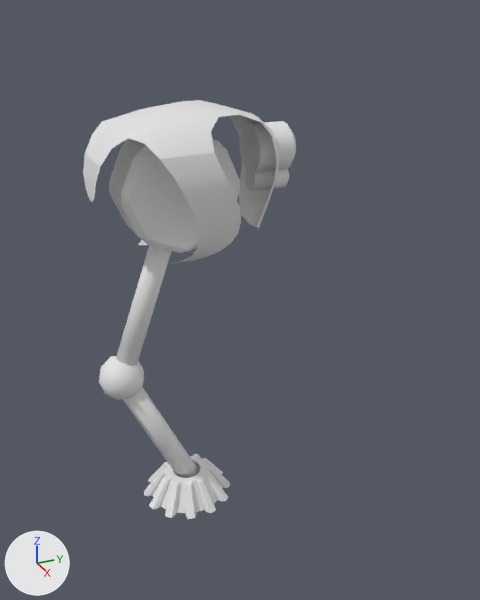
What one commit did to the Blender file Assets/Art/stationary_bot_S.blend.
Both versions are drawn from a 50 mm lens placed at (0.983, -0.33, 0.875), pointed at (0.013, 0.107, 0.39). The axes (+X, +Y, +Z) are drawn at lower left. The lights are the same throughout. The picture after the commit comes second.

The scene before the commit, as lines of its bpy script (objects in view):
```python
ob_cube = bpy.data.objects.new('Cube', me_cube_004)
ob_cube.location = (0.0, 0.0, 0.6)
ob_cube_002 = bpy.data.objects.new('Cube.002', me_cube_003)
ob_cube_002.location = (0.0, 0.0, 0.7)
ob_cylinder = bpy.data.objects.new('Cylinder', me_cylinder)
ob_cylinder.location = (0.0, 0.17, 0.65)
ob_cylinder.rotation_euler = (1.571, 0.0, 0.0)  # degrees (90, 0, 0)
ob_cylinder_001 = bpy.data.objects.new('Cylinder.001', me_cylinder_001)
ob_cylinder_001.location = (0.0, 0.17, 0.6)
ob_cylinder_001.rotation_euler = (1.571, 0.0, 0.0)  # degrees (90, 0, 0)
ob_cylinder_002 = bpy.data.objects.new('Cylinder.002', me_cylinder_002)
ob_cylinder_002.location = (0.0, 0.02, 0.0)
ob_cylinder_002.rotation_euler = (0.436, 0.0, 0.0)  # degrees (25, 0, 0)
ob_cylinder_003 = bpy.data.objects.new('Cylinder.003', me_cylinder_003)
ob_cylinder_003.location = (0.0, -0.11, 0.28)
ob_cylinder_003.rotation_euler = (-0.349, 0.0, 0.0)  # degrees (-20, 0, 0)
ob_gear_001 = bpy.data.objects.new('Gear.001', me_gear_001)
ob_gear_001.location = (0.0, 0.0, 0.0)
ob_icosphere = bpy.data.objects.new('Icosphere', me_icosphere)
ob_icosphere.location = (0.0, -0.11, 0.28)
# me_cube_004
# before: 2 (-0.046, 0.1, 0.0), 3 (-0.046, 0.07, 0.07), 6 (0.046, 0.1, 0.0), 7 (0.046, 0.07, 0.07), 8 (-0.046, 0.07, -0.07)
# before: 10 (0.046, 0.07, -0.07)
# before: 12 (-0.046, -0.1, 0.0), 13 (-0.046, -0.07, 0.07), 14 (0.046, -0.07, 0.07), 15 (0.046, -0.1, 0.0), 16 (-0.046, -0.07, -0.07)
# before: 17 (0.046, -0.07, -0.07)
```
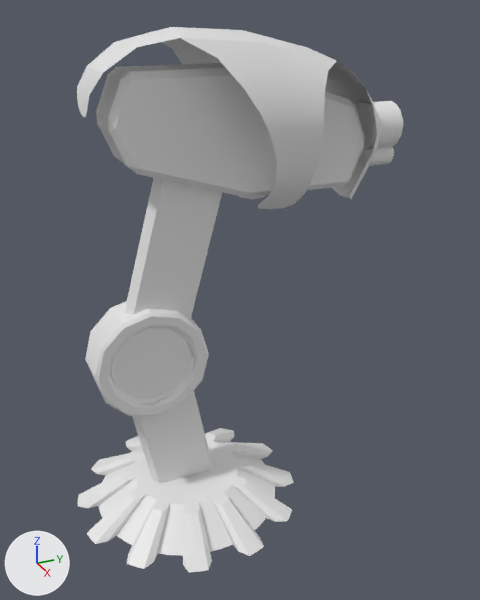
Commit message: stationary unit model

The change, as a diff of the scene's bpy script:
```diff
--- a/Assets/Art/stationary_bot_S.blend.py
+++ b/Assets/Art/stationary_bot_S.blend.py
@@ me_cube_003 @@
-me_cube_003.from_pydata(...)  # 28 vertices, 13 faces; spans x 0.0..0.131, y -0.134..0.2, z -0.208..0.03
+me_cube_003.from_pydata(...)  # 28 vertices, 13 faces; spans x 0.0..0.131, y -0.244..0.296, z -0.236..0.075
+# me_cube_003 part 1: 28 of 28 vertices moved; they spanned x 0.0..0.131, y -0.134..0.2, z -0.208..0.03 and now span x 0.0..0.131, y -0.244..0.296, z -0.236..0.075; mean shift (-0.002, 0.028, -0.006)
@@ me_gear_001 @@
-me_gear_001.from_pydata(...)  # 336 vertices, 288 faces; spans x -0.082..0.082, y -0.082..0.082, z 0.0..0.048
+me_gear_001.from_pydata(...)  # 336 vertices, 288 faces; spans x -0.206..0.206, y -0.206..0.206, z 0.0..0.048
+# me_gear_001 part 2: 288 of the vertices in x -0.082..0.082, y -0.082..0.082, z 0.0..0.048 are scaled about their middle by (2.5, 2.5, 1)
@@ me_cube_004 @@
-me_cube_004.from_pydata(...)  # 18 vertices, 16 faces; spans x -0.046..0.046, y -0.1..0.1, z -0.1..0.1
+me_cube_004.from_pydata(...)  # 18 vertices, 16 faces; spans x -0.046..0.046, y -0.22..0.22, z -0.1..0.1
+# me_cube_004 part 3
+for i in [2, 3, 6, 7, 8, 10]: me_cube_004.vertices[i].co += Vector((0.0, 0.12, -0.03))
+# me_cube_004 part 4
+for i in [*range(12, 18)]: me_cube_004.vertices[i].co += Vector((0.0, -0.12, 0.03))
@@ me_cylinder_002 @@
 # used by ob_cylinder_002; location = (0.0, 0.02, 0.0); rotation_euler = (0.436, 0.0, 0.0), in degrees (25, 0, 0)
-me_cylinder_002.from_pydata(...)  # 16 vertices, 10 faces; spans x -0.02..0.02, y -0.02..0.02, z 0.0..0.3
+me_cylinder_002.from_pydata(...)  # 72 vertices, 62 faces; spans x -0.1..0.1, y -0.1..0.1, z -0.04..0.04
+# me_cylinder_002 part 7: the whole mesh is rebuilt
@@ me_cylinder_003 @@
 # used by ob_cylinder_003; location = (0.0, -0.11, 0.28); rotation_euler = (-0.349, 0.0, 0.0), in degrees (-20, 0, 0)
-me_cylinder_003.from_pydata(...)  # 16 vertices, 10 faces; spans x -0.02..0.02, y -0.02..0.02, z 0.0..0.3
+me_cylinder_003.from_pydata(...)  # 12 vertices, 8 faces; spans x -0.02..0.02, y -0.06..0.06, z 0.0..0.3
+# me_cylinder_003 part 5: the whole mesh is rebuilt
+# me_cylinder_003 part 6: the surface is now shaded flat
@@ me_cylinder_006 @@
+me_cylinder_006.from_pydata([(0.0, 0.06, 0.0), (0.0, 0.06, 0.3), (0.02, 0.051, 0.0), (0.02, 0.051, 0.3), (0.02, -0.051, 0.0), (0.02, -0.051, 0.3), (0.0, -0.06, 0.0), (0.0, -0.06, 0.3), (-0.02, -0.051, 0.0), (-0.02, -0.051, 0.3), (-0.02, 0.051, 0.0), (-0.02, 0.051, 0.3)], [], [(0, 1, 3, 2), (9, 11, 10, 8), (4, 5, 7, 6), (6, 7, 9, 8), (3, 1, 11, 9, 7, 5), (10, 11, 1, 0), (0, 2, 4, 6, 8, 10), (3, 5, 4, 2)])
@@ ob_cube_002 @@
 ob_cube_002 = bpy.data.objects.new('Cube.002', me_cube_003)
-ob_cube_002.location = (0.0, 0.0, 0.7)
+ob_cube_002.location = (0.0, 0.11, 0.78)
 _m = ob_cube_002.modifiers.new('Mirror', 'MIRROR')
@@ ob_cylinder @@
 ob_cylinder = bpy.data.objects.new('Cylinder', me_cylinder)
-ob_cylinder.location = (0.0, 0.17, 0.65)
+ob_cylinder.location = (0.0, 0.38, 0.67)
 ob_cylinder.rotation_euler = (1.571, 0.0, 0.0)  # degrees (90, 0, 0)
@@ ob_cube @@
 ob_cube = bpy.data.objects.new('Cube', me_cube_004)
-ob_cube.location = (0.0, 0.0, 0.6)
+ob_cube.location = (0.0, 0.11, 0.68)
 _m = ob_cube.modifiers.new('Bevel', 'BEVEL')
@@ ob_cylinder_001 @@
 ob_cylinder_001 = bpy.data.objects.new('Cylinder.001', me_cylinder_001)
-ob_cylinder_001.location = (0.0, 0.17, 0.6)
+ob_cylinder_001.location = (0.0, 0.38, 0.62)
 ob_cylinder_001.rotation_euler = (1.571, 0.0, 0.0)  # degrees (90, 0, 0)
@@ ob_cylinder_002 @@
 ob_cylinder_002 = bpy.data.objects.new('Cylinder.002', me_cylinder_002)
-ob_cylinder_002.location = (0.0, 0.02, 0.0)
-ob_cylinder_002.rotation_euler = (0.436, 0.0, 0.0)  # degrees (25, 0, 0)
+ob_cylinder_002.location = (0.0, -0.062, 0.309)
+ob_cylinder_002.rotation_euler = (0.0, 1.571, 0.0)  # degrees (0, 90, 0)
@@ ob_cylinder_003 @@
 ob_cylinder_003 = bpy.data.objects.new('Cylinder.003', me_cylinder_003)
-ob_cylinder_003.location = (0.0, -0.11, 0.28)
-ob_cylinder_003.rotation_euler = (-0.349, 0.0, 0.0)  # degrees (-20, 0, 0)
+ob_cylinder_003.location = (0.0, 0.0, 0.0)
+ob_cylinder_003.rotation_euler = (0.184, 0.0, 0.0)  # degrees (11, 0, 0)
@@ ob_icosphere @@
-ob_icosphere = bpy.data.objects.new('Icosphere', me_icosphere)
@@ ob_cylinder_004 @@
+ob_cylinder_004 = bpy.data.objects.new('Cylinder.004', me_cylinder_006)
+ob_cylinder_004.location = (0.0, -0.057, 0.321)
+ob_cylinder_004.rotation_euler = (-0.279, 0.0, 0.0)  # degrees (-16, 0, 0)
```

Boxes [x1, y1, x2, y2] around the edits, measured in the pictures (480 x 600 px; the box of a moved part takes in the faces that stretch with it):
'Cube.002', reshaped, moved (54% wider, 10% taller): before [83, 100, 279, 265]; after [77, 27, 380, 209]
'Cube', reshaped, moved: before [109, 138, 240, 253]; after [96, 63, 365, 198]
'Gear.001', reshaped (149% wider, 121% taller): before [144, 454, 230, 519]; after [78, 428, 294, 573]
'Cylinder.002', reshaped, moved, turned: before [123, 387, 199, 478]; after [85, 301, 209, 416]
'Cylinder.004', added: after [124, 178, 222, 320]
'Cylinder.003', reshaped, moved, turned: before [116, 245, 172, 366]; after [132, 391, 212, 484]
'Cylinder', moved: before [240, 121, 296, 173]; after [355, 101, 403, 150]
'Icosphere', deleted: before [99, 355, 144, 400]
'Cylinder.001', moved: before [245, 169, 289, 191]; after [357, 147, 394, 167]
part 3 of me_cube_004, moved or reshaped: before [185, 138, 240, 251]; after [248, 92, 365, 198]
part 4 of me_cube_004, moved or reshaped: before [109, 139, 189, 253]; after [96, 63, 251, 198]
part 5 of me_cylinder_003, moved or reshaped: before [116, 245, 172, 366]; after [132, 391, 212, 484]
